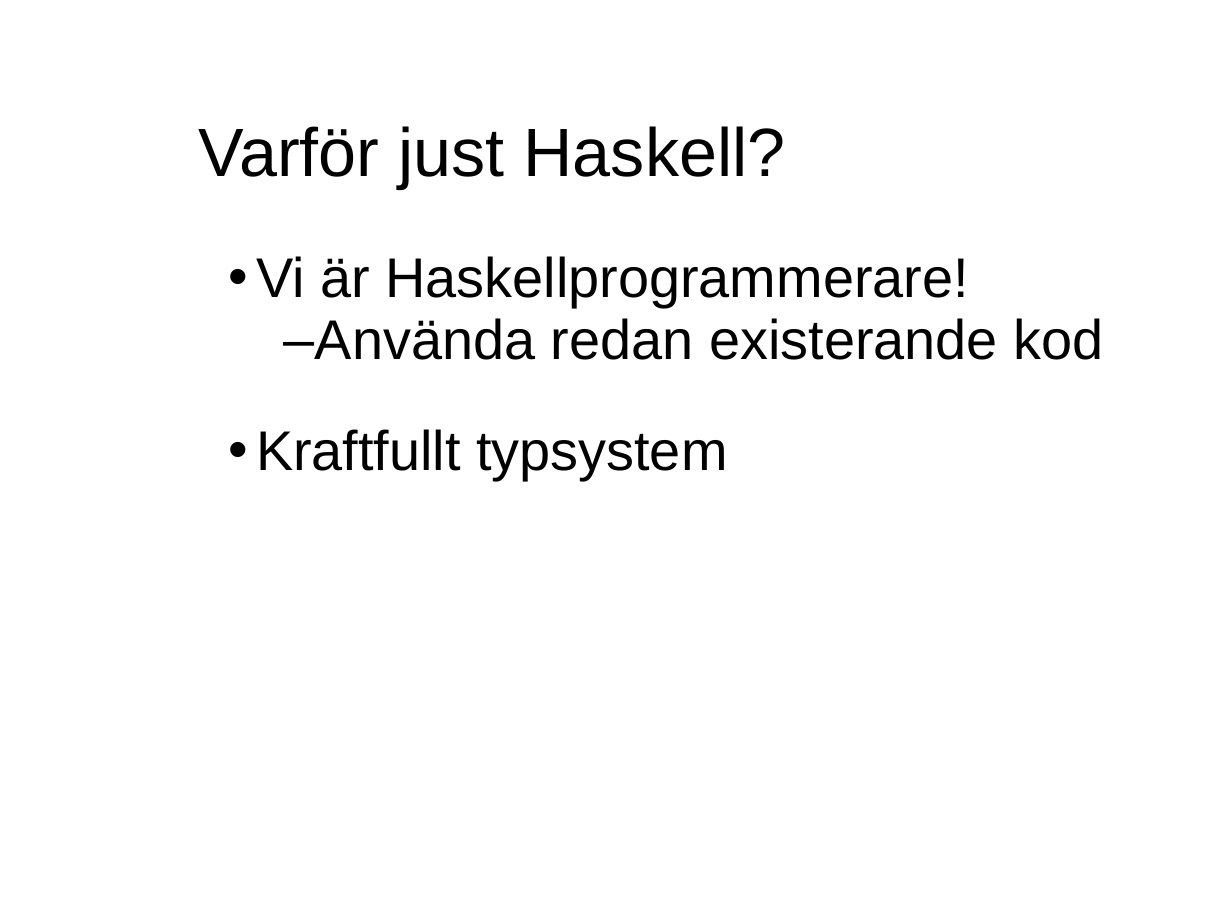
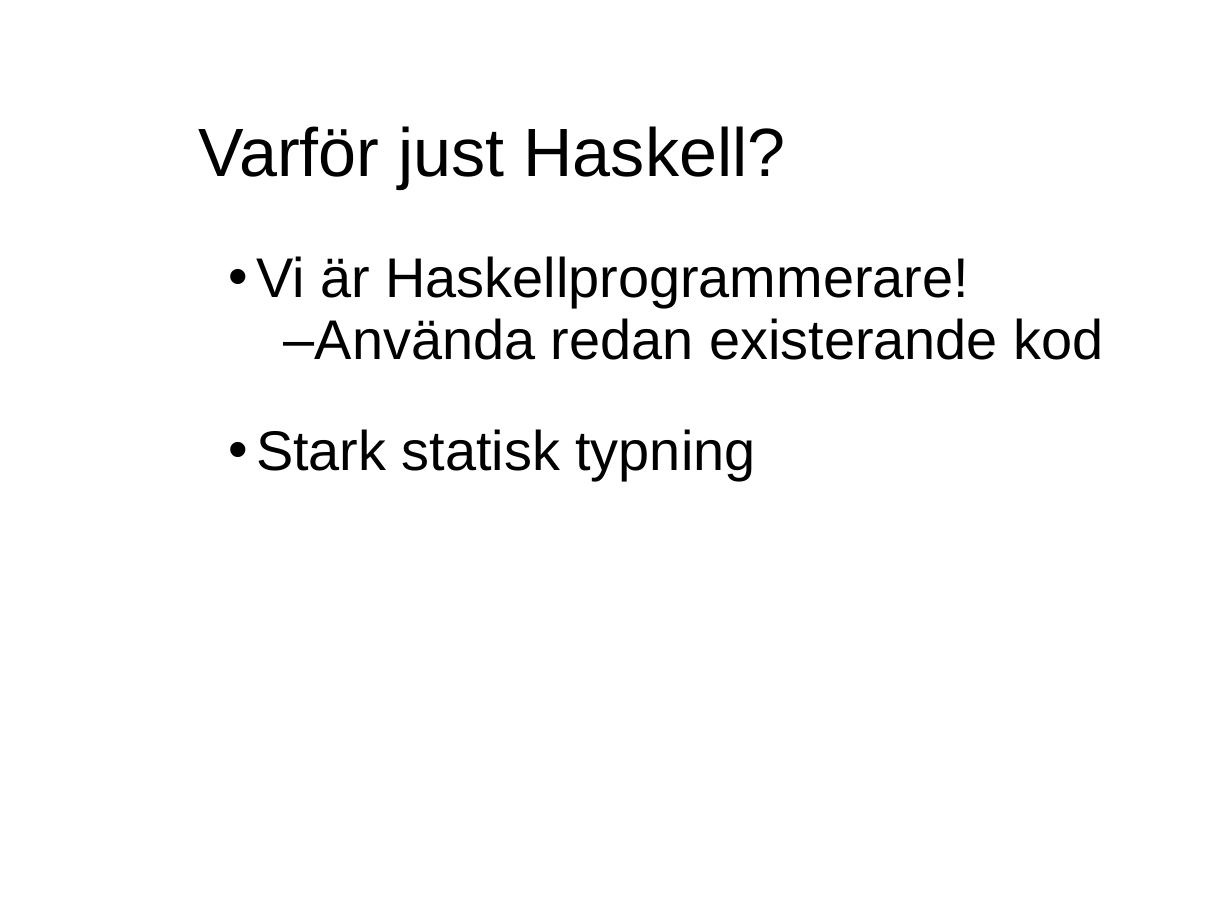
Before and after one commit to evilcandybag/JSHC, a slide deck: slide 23 of report/presentation.ppt (slide 25 before the commit). Drawn at 1232x924 pixels with LibreOffice and Linux fonts; fonts in the diff are those of the drawing. Boxes give left, top, right and bottom in pixels: in the first picture for what was removed or moved away, otherwise in the second. Text is boxed around its words. In the diff, an @@ line names an element or a change of style, - is before the commit and + after.

```diff
--- a/report/presentation.ppt
+++ b/report/presentation.ppt
@@ text at [256,429,756,480]: text changed @@
-    • Kraftfullt typsystem
+    • Stark statisk typning
```
Also in this commit, not shown: 11 other slides changed, 4 slides added, 4 slides removed, 1 other file.
